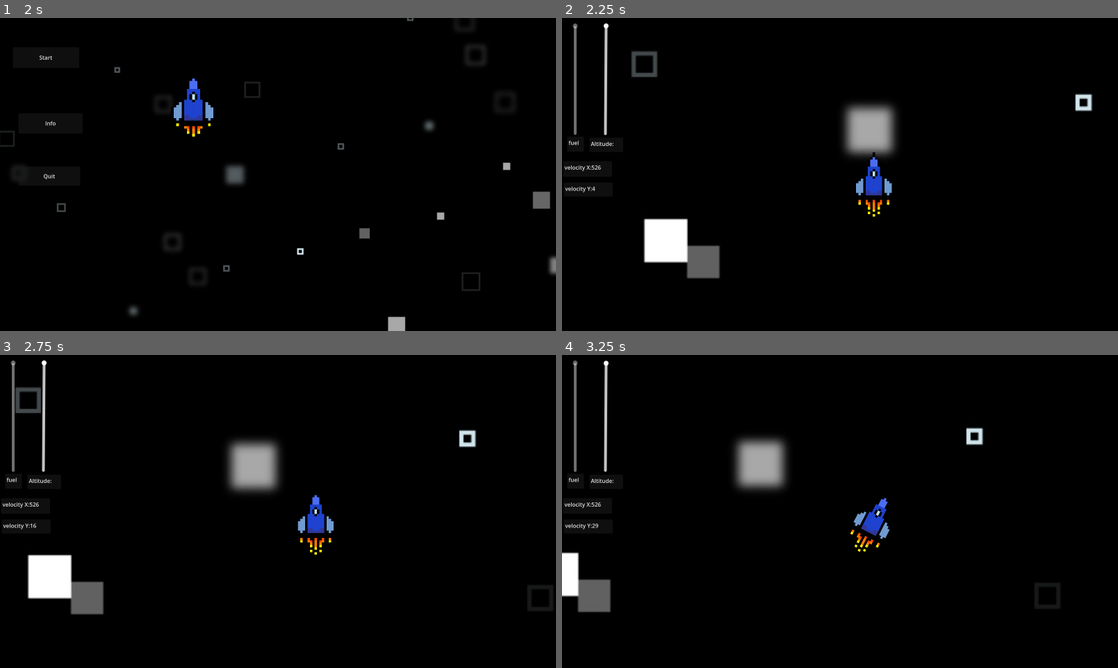
Above: before the commit, frames 1-4 (two rows, left to right).
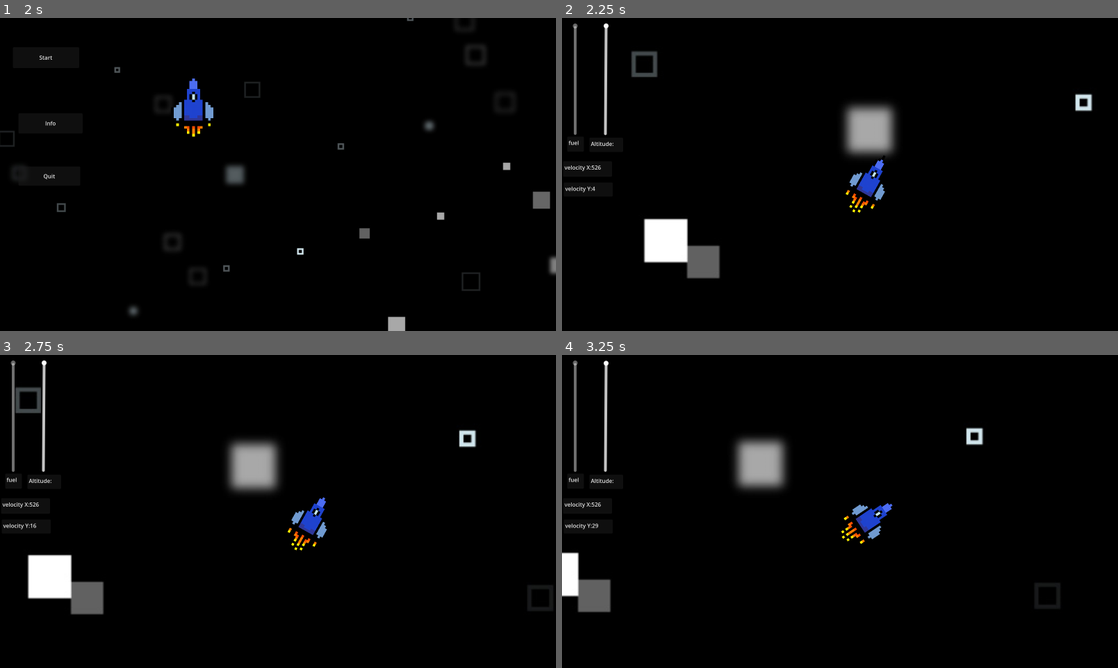
Above: after the commit, the same moments.

Repository: LagkageGobler/SpaceGameFool
Game: Godot game, scene res://menu.tscn
Same seed, same stepped clock (60 frames per second), same inputs: the game is played once before the commit and once after it.
Inputs:
- Up to frame 1 (2 s): click "Info" at 0.5 s; click "Back" at 1.25 s
- Up to frame 2 (2.25 s): click "Start" at 2 s
- Up to frame 3 (2.75 s): no input
- Up to frame 4 (3.25 s): hold D (Rightthrust) from 2.78 s (still down)

Frame 1 is identical in both runs. In frame 2, 0.6% of the frame differs, in the area x 51-60%, y 42-64%; in frame 3, 0.6%; in frame 4, 0.6%, in the area x 50-60%, y 45-63%.

Commit message:
skrevet kommentarer og fintunet

Diff:
--- a/rumskip/control.gd
+++ b/rumskip/control.gd
@@ -1,7 +1,7 @@
 extends Control
 
 
-
+#takes you back to menu
 func _on_back_pressed() -> void:
 	get_tree().change_scene_to_file("res://menu.tscn")
 	pass
--- a/rumskip/lose_menu.gd
+++ b/rumskip/lose_menu.gd
@@ -1,9 +1,9 @@
 extends Control
 
 
-
+#takes you back to menu
 func _on_back_pressed() -> void:
 	get_tree().change_scene_to_file("res://menu.tscn")
-
+#starts a new game
 func _on_start_pressed() -> void:
 	get_tree().change_scene_to_file("res://moon an starsky.tscn")
--- a/rumskip/menu.gd
+++ b/rumskip/menu.gd
@@ -1,10 +1,10 @@
 extends Control
-
+#quits game
 func _on_quit_pressed() -> void:
 	get_tree().quit()
-
+#button that takes you to info
 func _on_info_pressed() -> void:
 	get_tree().change_scene_to_file("res://Info.tscn")
-
+#button that takes you to game
 func _on_start_pressed() -> void:
 	get_tree().change_scene_to_file("res://moon an starsky.tscn")
--- a/rumskip/rumskib.gd
+++ b/rumskip/rumskib.gd
@@ -1,26 +1,27 @@
 extends CharacterBody2D
-
+#Script wide variables and constants
 var Thrust = 0
 var Burn = 0
 const Gravity = 25
-
+#on start of program
 func _ready() -> void:
 	velocity.x += randf_range(-500,600)
-
+	rotation_degrees += randf_range(0,360)
+#gravity og thurst
 func _physics_process(delta: float) -> void:
 	velocity.y += Gravity * delta
 	velocity += Vector2.UP.rotated(rotation) * Thrust * delta
 	move_and_slide()
 
-
+#player movement, and info labels for ui and fuel
 func _process(delta: float) -> void:
 	if $CanvasLayer/Control/fuel.value > 0:
 		if Input.is_action_just_pressed("Thrust") and Thrust <= 30:
 			Thrust += 10
-			Burn += 1
+			Burn += 0.8
 		elif Input.is_action_just_pressed("Dethrust") and Thrust >= 10:
 			Thrust -= 10
-			Burn -= 1
+			Burn -= 0.8
 		if Input.is_action_pressed("Rightthrust"):
 			rotation_degrees += 1
 		elif Input.is_action_pressed("Leftthrust"):
@@ -28,6 +29,7 @@
 	else:
 		Thrust = 0
 	$CanvasLayer/Control/fuel.value -= Burn
+
 	$"../CanvasLayer/Control/altitude".value = abs(position.y)
 
 	$CanvasLayer/Control/velocityX.clear()
@@ -36,9 +38,9 @@
 	$CanvasLayer/Control/velocityY.clear()
 	$CanvasLayer/Control/velocityY.text += "velocity Y:" + str(int(velocity.y))
 
-
+#win or lose conditions and timers to give some impact
 func _on_area_2d_area_entered(area: Area2D) -> void:
-	if velocity.x < 20 and velocity.y < 30 and rotation_degrees < 15 and rotation_degrees > -15:
+	if velocity.x < 20 and velocity.y < 50 and rotation_degrees < 15 and rotation_degrees > -15:
 		velocity = Vector2.ZERO
 		$WTimer.start(0.3)
 	else:
@@ -46,10 +48,10 @@
 		$LTimer.start(0.3)
 
 
-
+#lose scene after timer
 func _on_l_timer_timeout() -> void:
 	get_tree().change_scene_to_file("res://lose_menu.tscn")
 
-
+#win scene after timer
 func _on_w_timer_timeout() -> void:
 	get_tree().change_scene_to_file("res://win menu.tscn")
--- a/rumskip/win_menu.gd
+++ b/rumskip/win_menu.gd
@@ -1,10 +1,10 @@
 extends Control
 
 
-
+#takes you menu
 func _on_back_to_menu_pressed() -> void:
 	get_tree().change_scene_to_file("res://menu.tscn")
 
-
+#starts game again
 func _on_go_agen_pressed() -> void:
 	get_tree().change_scene_to_file("res://moon an starsky.tscn")
